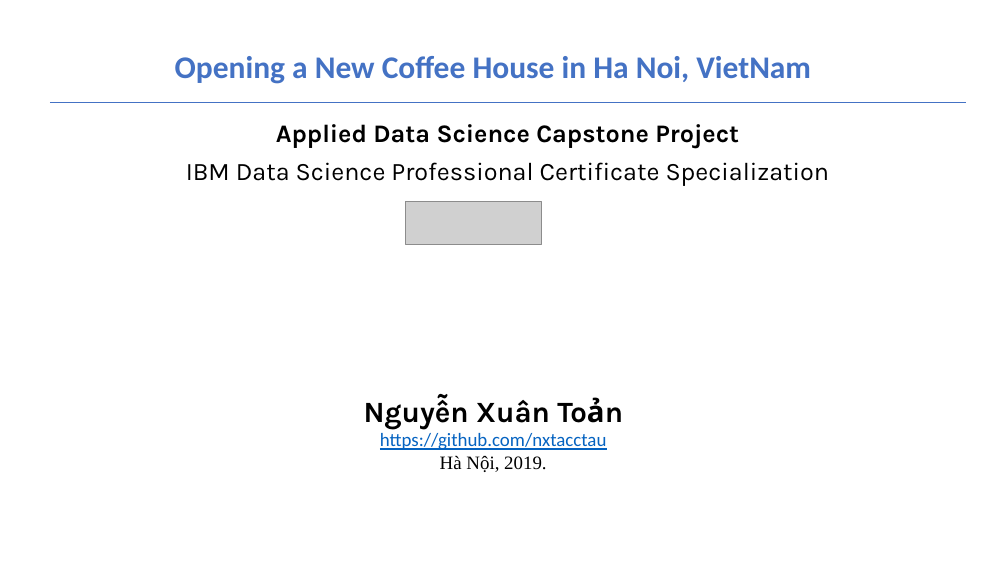
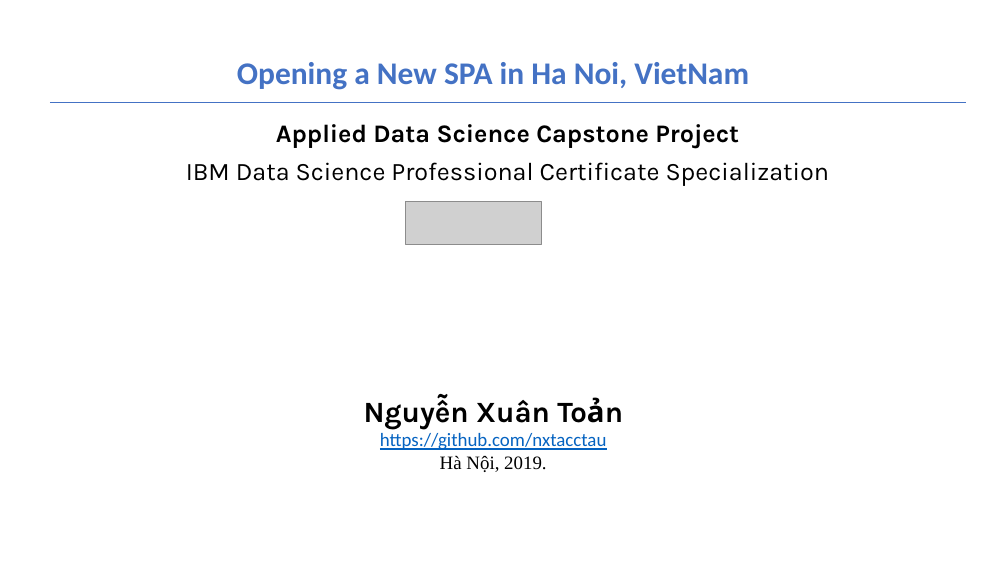
Before and after one commit to nxtacctau/Coursera_Capstone, a slide deck: slide 1 of Coursera Capstone Project Presentation Toannx.pptx. Drawn at 1008x567 pixels with LibreOffice and Linux fonts; fonts in the diff are those of the drawing; grey boxes stand for pictures. Boxes give left, top, right and bottom in pixels: in the first picture for what was removed or moved away, otherwise in the second. Text is boxed around its words. In the diff, an @@ line names an element or a change of style, - is before the commit and + after.

```diff
--- a/Coursera Capstone Project Presentation Toannx.pptx
+++ b/Coursera Capstone Project Presentation Toannx.pptx
@@ text at (237, 62, 749, 90): text changed @@
-Opening a New Coffee House in Ha Noi, VietNam
+Opening a New SPA in Ha Noi, VietNam
```
Also in this commit, not shown: 6 other slides changed, 4 slides added, 4 other files.
